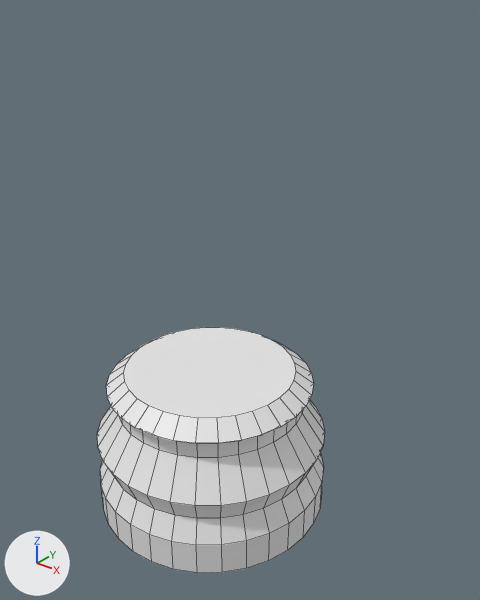
Two versions of the Blender file Chess/whiteKnight.blend, one commit apart.
The view is the same before and after, from a camera (50 mm lens) standing at (3.19, -3.58, 4.25) and looking at (0.06, 0.34, 1.82). The lights are fixed; the arrows at lower left show +X, +Y and +Z. Mesh edges are drawn as thin lines.
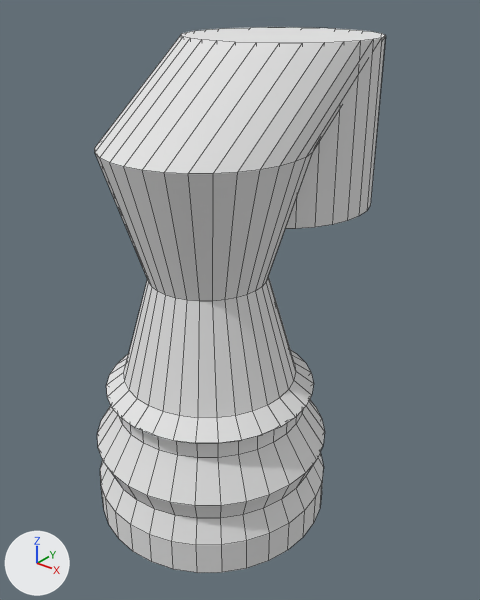
Location of each change, (x1, y1, x2, y2) in pixels of the pictures (480 x 600 px):
'Cone', reshaped (27% wider, 121% taller)
    before: (97, 327, 325, 573)
    after: (95, 27, 385, 573)
part 1 of me_cone_001, built on
    before: (124, 327, 296, 418)
    after: (95, 27, 385, 418)
part 2 of me_cone_001, recoloured
    both: (122, 350, 314, 441)

The change, as a list of edits to the scene's bpy script:
```text
Add mat_material:
    mat_material = diffuse_material('Material')
    mat_material.base_color = (0.774, 0.774, 0.774)  # light grey #e4e4e4
Change me_cone_001:
    used by ob_cone; location = (2.117, -4.888, 2.204)
    remove me_cone_001.from_pydata(...)  # 256 vertices, 226 faces; spans x -3.12..-1.12, y 3.9..5.9, z -2.19..-0.91
    add me_cone_001.from_pydata(...)  # 384 vertices, 355 faces; spans x -3.12..-1.12, y 3.9..6.61, z -2.19..1.65
    me_cone_001 part 1
    1 face is deleted
    64 vertices are added at x -2.9..-1.34, y 4.43..6.61, z -0.06..0.35
    32 new vertices lie (0.0, 0.0, 1.3) away from vertices in x -2.9..-1.34, y 5.04..6.61, z 0.35
    19 new vertices lie (0.0, -0.92, -0.69) away from vertices in x -2.9..-1.34, y 5.04..6.59, z 1.65
    13 new vertices lie (0.0, -0.93, -0.69) away from vertices in x -2.88..-1.35, y 5.06..6.61, z 1.65
    130 new faces join them
    me_cone_001 part 2: 225 faces spanning x -3.12..-1.12, y 3.9..5.9, z -2.19..-0.91 switch from no material to mat_material (light grey #e4e4e4)
```
